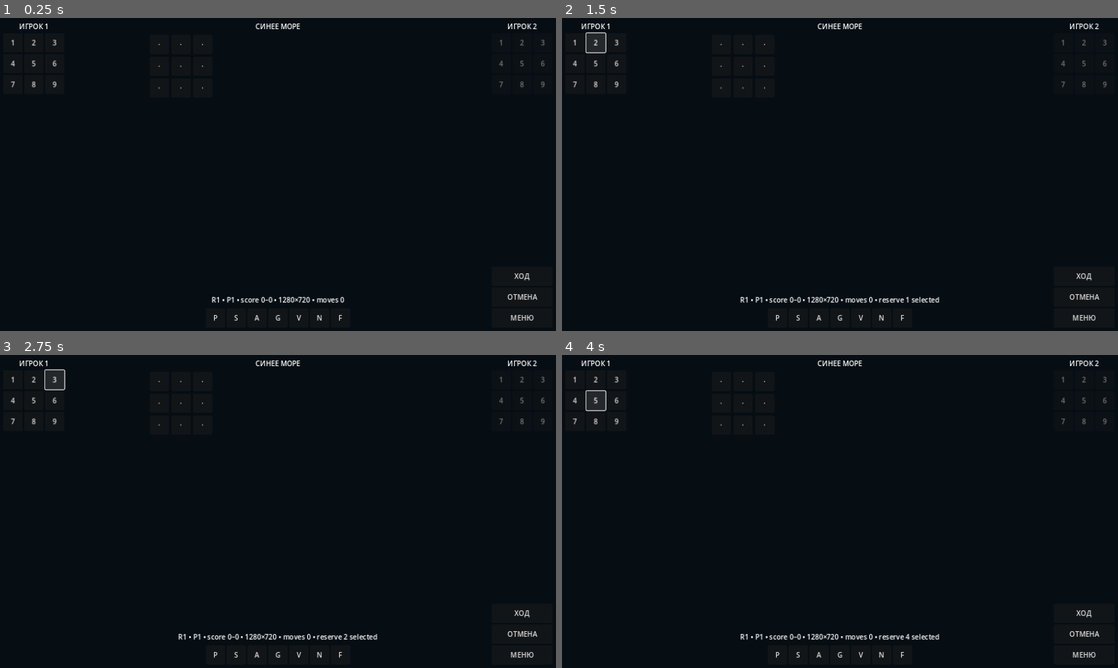
Above: before the commit, frames 1-4 (two rows, left to right).
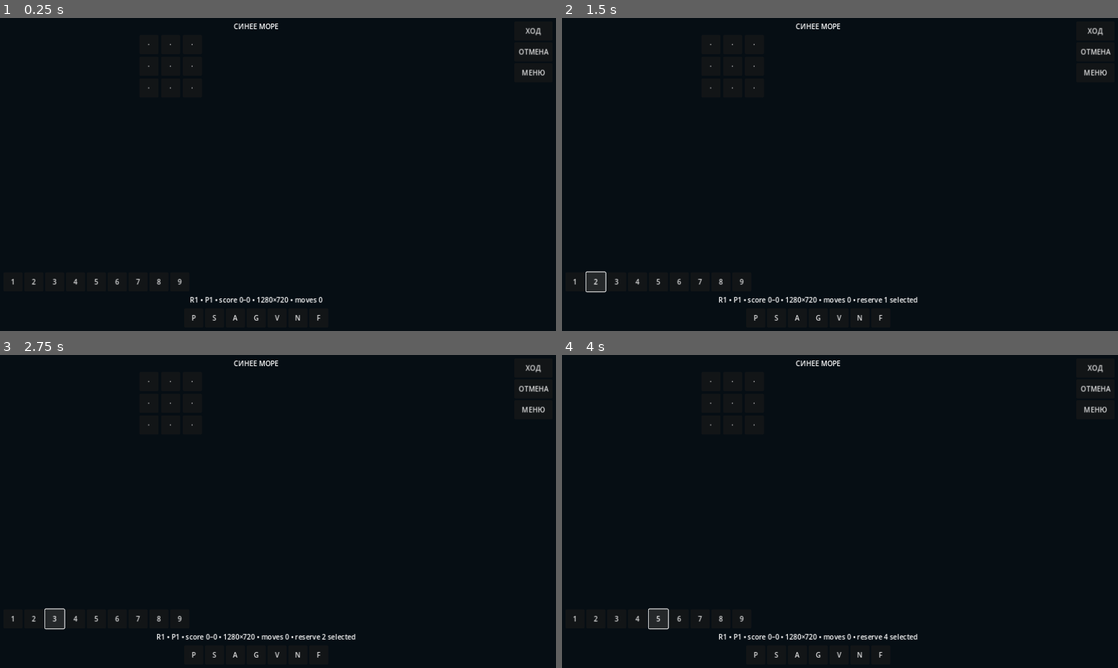
Above: after the commit, the same moments.

Repository: namelessdhamma/namelessdhamma.github.io
Game: Godot game, scene res://main.tscn
Two runs of this game, one before a commit and one after it. Both use one fixed random seed, a clock stepped at 60 frames per second and the inputs below.
Inputs:
- Up to frame 1 (0.25 s): no input
- Up to frame 2 (1.5 s): click "1" at 0.5 s; click "2" at 1.25 s
- Up to frame 3 (2.75 s): click "3" at 2 s
- Up to frame 4 (4 s): click "4" at 2.75 s; click "5" at 3.5 s

The runs differ from the first frame. In frame 1, 1.4% of the frame differs, in the area x 1-99%, y 1-97%; in frame 2, 2.0%; in frame 3, 2.0%; in frame 4, 2.0%.

Commit message:
A5: move active reserve below board atomically

Diff:
--- a/sinee-more-godot/main.tscn
+++ b/sinee-more-godot/main.tscn
@@ -41,20 +41,6 @@
 layout_mode = 2
 theme_override_constants/separation = 12
 
-[node name="LeftRail" type="VBoxContainer" parent="SafeArea/Landscape"]
-custom_minimum_size = Vector2(132, 0)
-layout_mode = 2
-
-[node name="PlayerOne" type="Label" parent="SafeArea/Landscape/LeftRail"]
-layout_mode = 2
-text = "ИГРОК 1"
-horizontal_alignment = 1
-
-[node name="ReserveOne" type="GridContainer" parent="SafeArea/Landscape/LeftRail"]
-layout_mode = 2
-size_flags_vertical = 3
-columns = 3
-
 [node name="Center" type="VBoxContainer" parent="SafeArea/Landscape"]
 layout_mode = 2
 size_flags_horizontal = 3
@@ -72,6 +58,16 @@
 ratio = 1.0
 stretch_mode = 2
 
+[node name="ReserveOne" type="GridContainer" parent="SafeArea/Landscape/Center"]
+layout_mode = 2
+columns = 9
+visible = true
+
+[node name="ReserveTwo" type="GridContainer" parent="SafeArea/Landscape/Center"]
+layout_mode = 2
+columns = 9
+visible = false
+
 [node name="Board" type="GridContainer" parent="SafeArea/Landscape/Center/BoardAspect"]
 layout_mode = 2
 columns = 3
@@ -124,18 +120,8 @@
 text = "F"
 
 [node name="RightRail" type="VBoxContainer" parent="SafeArea/Landscape"]
-custom_minimum_size = Vector2(132, 0)
-layout_mode = 2
-
-[node name="PlayerTwo" type="Label" parent="SafeArea/Landscape/RightRail"]
-layout_mode = 2
-text = "ИГРОК 2"
-horizontal_alignment = 1
-
-[node name="ReserveTwo" type="GridContainer" parent="SafeArea/Landscape/RightRail"]
-layout_mode = 2
-size_flags_vertical = 3
-columns = 3
+custom_minimum_size = Vector2(88, 0)
+layout_mode = 2
 
 [node name="Actions" type="VBoxContainer" parent="SafeArea/Landscape/RightRail"]
 layout_mode = 2
@@ -171,75 +157,75 @@
 text = "⛵"
 custom_minimum_size = Vector2(44,44)
 
-[node name="R00" type="Button" parent="SafeArea/Landscape/LeftRail/ReserveOne"]
-custom_minimum_size = Vector2(44, 44)
-text = "·"
-
-[node name="R01" type="Button" parent="SafeArea/Landscape/LeftRail/ReserveOne"]
-custom_minimum_size = Vector2(44, 44)
-text = "·"
-
-[node name="R02" type="Button" parent="SafeArea/Landscape/LeftRail/ReserveOne"]
-custom_minimum_size = Vector2(44, 44)
-text = "·"
-
-[node name="R10" type="Button" parent="SafeArea/Landscape/LeftRail/ReserveOne"]
-custom_minimum_size = Vector2(44, 44)
-text = "·"
-
-[node name="R11" type="Button" parent="SafeArea/Landscape/LeftRail/ReserveOne"]
-custom_minimum_size = Vector2(44, 44)
-text = "·"
-
-[node name="R12" type="Button" parent="SafeArea/Landscape/LeftRail/ReserveOne"]
-custom_minimum_size = Vector2(44, 44)
-text = "·"
-
-[node name="R20" type="Button" parent="SafeArea/Landscape/LeftRail/ReserveOne"]
-custom_minimum_size = Vector2(44, 44)
-text = "·"
-
-[node name="R21" type="Button" parent="SafeArea/Landscape/LeftRail/ReserveOne"]
-custom_minimum_size = Vector2(44, 44)
-text = "·"
-
-[node name="R22" type="Button" parent="SafeArea/Landscape/LeftRail/ReserveOne"]
-custom_minimum_size = Vector2(44, 44)
-text = "·"
-
-[node name="R00" type="Button" parent="SafeArea/Landscape/RightRail/ReserveTwo"]
-custom_minimum_size = Vector2(44, 44)
-text = "·"
-
-[node name="R01" type="Button" parent="SafeArea/Landscape/RightRail/ReserveTwo"]
-custom_minimum_size = Vector2(44, 44)
-text = "·"
-
-[node name="R02" type="Button" parent="SafeArea/Landscape/RightRail/ReserveTwo"]
-custom_minimum_size = Vector2(44, 44)
-text = "·"
-
-[node name="R10" type="Button" parent="SafeArea/Landscape/RightRail/ReserveTwo"]
-custom_minimum_size = Vector2(44, 44)
-text = "·"
-
-[node name="R11" type="Button" parent="SafeArea/Landscape/RightRail/ReserveTwo"]
-custom_minimum_size = Vector2(44, 44)
-text = "·"
-
-[node name="R12" type="Button" parent="SafeArea/Landscape/RightRail/ReserveTwo"]
-custom_minimum_size = Vector2(44, 44)
-text = "·"
-
-[node name="R20" type="Button" parent="SafeArea/Landscape/RightRail/ReserveTwo"]
-custom_minimum_size = Vector2(44, 44)
-text = "·"
-
-[node name="R21" type="Button" parent="SafeArea/Landscape/RightRail/ReserveTwo"]
-custom_minimum_size = Vector2(44, 44)
-text = "·"
-
-[node name="R22" type="Button" parent="SafeArea/Landscape/RightRail/ReserveTwo"]
+[node name="R00" type="Button" parent="SafeArea/Landscape/Center/ReserveOne"]
+custom_minimum_size = Vector2(44, 44)
+text = "·"
+
+[node name="R01" type="Button" parent="SafeArea/Landscape/Center/ReserveOne"]
+custom_minimum_size = Vector2(44, 44)
+text = "·"
+
+[node name="R02" type="Button" parent="SafeArea/Landscape/Center/ReserveOne"]
+custom_minimum_size = Vector2(44, 44)
+text = "·"
+
+[node name="R10" type="Button" parent="SafeArea/Landscape/Center/ReserveOne"]
+custom_minimum_size = Vector2(44, 44)
+text = "·"
+
+[node name="R11" type="Button" parent="SafeArea/Landscape/Center/ReserveOne"]
+custom_minimum_size = Vector2(44, 44)
+text = "·"
+
+[node name="R12" type="Button" parent="SafeArea/Landscape/Center/ReserveOne"]
+custom_minimum_size = Vector2(44, 44)
+text = "·"
+
+[node name="R20" type="Button" parent="SafeArea/Landscape/Center/ReserveOne"]
+custom_minimum_size = Vector2(44, 44)
+text = "·"
+
+[node name="R21" type="Button" parent="SafeArea/Landscape/Center/ReserveOne"]
+custom_minimum_size = Vector2(44, 44)
+text = "·"
+
+[node name="R22" type="Button" parent="SafeArea/Landscape/Center/ReserveOne"]
+custom_minimum_size = Vector2(44, 44)
+text = "·"
+
+[node name="R00" type="Button" parent="SafeArea/Landscape/Center/ReserveTwo"]
+custom_minimum_size = Vector2(44, 44)
+text = "·"
+
+[node name="R01" type="Button" parent="SafeArea/Landscape/Center/ReserveTwo"]
+custom_minimum_size = Vector2(44, 44)
+text = "·"
+
+[node name="R02" type="Button" parent="SafeArea/Landscape/Center/ReserveTwo"]
+custom_minimum_size = Vector2(44, 44)
+text = "·"
+
+[node name="R10" type="Button" parent="SafeArea/Landscape/Center/ReserveTwo"]
+custom_minimum_size = Vector2(44, 44)
+text = "·"
+
+[node name="R11" type="Button" parent="SafeArea/Landscape/Center/ReserveTwo"]
+custom_minimum_size = Vector2(44, 44)
+text = "·"
+
+[node name="R12" type="Button" parent="SafeArea/Landscape/Center/ReserveTwo"]
+custom_minimum_size = Vector2(44, 44)
+text = "·"
+
+[node name="R20" type="Button" parent="SafeArea/Landscape/Center/ReserveTwo"]
+custom_minimum_size = Vector2(44, 44)
+text = "·"
+
+[node name="R21" type="Button" parent="SafeArea/Landscape/Center/ReserveTwo"]
+custom_minimum_size = Vector2(44, 44)
+text = "·"
+
+[node name="R22" type="Button" parent="SafeArea/Landscape/Center/ReserveTwo"]
 custom_minimum_size = Vector2(44, 44)
 text = "·"
 
--- a/sinee-more-godot/scripts/main.gd
+++ b/sinee-more-godot/scripts/main.gd
@@ -26,7 +26,7 @@
 		var cell := get_node("SafeArea/Landscape/Center/BoardAspect/Board/" + CELL_NAMES[i]) as Button
 		cell.pressed.connect(_on_cell_pressed.bind(i))
 	for player in [1, 2]:
-		var reserve := get_node("SafeArea/Landscape/%s/Reserve%s" % ["LeftRail" if player == 1 else "RightRail", "One" if player == 1 else "Two"]) as GridContainer
+		var reserve := get_node("SafeArea/Landscape/Center/Reserve%s" % ["One" if player == 1 else "Two"]) as GridContainer
 		for i in range(reserve.get_child_count()):
 			(reserve.get_child(i) as Button).pressed.connect(_on_reserve_pressed.bind(player, i))
 	(get_node("SafeArea/Landscape/RightRail/Actions/ActionPrimary") as Button).pressed.connect(_on_primary)
@@ -85,7 +85,7 @@
 	status.text = base
 
 func _reserve_node(player: int) -> GridContainer:
-	return get_node("SafeArea/Landscape/%s/Reserve%s" % ["LeftRail" if player == 1 else "RightRail", "One" if player == 1 else "Two"]) as GridContainer
+	return get_node("SafeArea/Landscape/Center/Reserve%s" % ["One" if player == 1 else "Two"]) as GridContainer
 
 func _on_reserve_pressed(player: int, index: int) -> void:
 	if player != turn:
@@ -237,6 +237,7 @@
 			var piece := reserve.get_child(i) as Button
 			piece.text = "%d" % (i + 1) if reserve_available[player - 1][i] else "—"
 			piece.disabled = game_over or player != turn or not reserve_available[player - 1][i]
+		reserve.visible = not game_over and player == turn
 
 func _update_status(event: String) -> void:
 	var status := get_node("SafeArea/Landscape/Center/Status") as Label
@@ -246,12 +247,11 @@
 	var paths := {
 		"safe": "SafeArea",
 		"landscape": "SafeArea/Landscape",
-		"left": "SafeArea/Landscape/LeftRail",
 		"center": "SafeArea/Landscape/Center",
 		"board": "SafeArea/Landscape/Center/BoardAspect/Board",
 		"right": "SafeArea/Landscape/RightRail",
-		"reserve1": "SafeArea/Landscape/LeftRail/ReserveOne",
-		"reserve2": "SafeArea/Landscape/RightRail/ReserveTwo",
+		"reserve1": "SafeArea/Landscape/Center/ReserveOne",
+		"reserve2": "SafeArea/Landscape/Center/ReserveTwo",
 		"actions": "SafeArea/Landscape/RightRail/Actions"
 	}
 	var out := {}
@@ -271,15 +271,13 @@
 	assert(viewport.x >= viewport.y, "landscape contract violated: %s" % viewport)
 	var safe := get_node("SafeArea") as Control
 	var landscape := get_node("SafeArea/Landscape") as Control
-	var left := get_node("SafeArea/Landscape/LeftRail") as Control
 	var center := get_node("SafeArea/Landscape/Center") as Control
 	var right := get_node("SafeArea/Landscape/RightRail") as Control
 	assert(safe.position.x >= 7.9 and safe.position.y >= 7.9)
 	assert(safe.position.x + safe.size.x <= viewport.x - 7.9)
 	assert(safe.position.y + safe.size.y <= viewport.y - 7.9)
-	assert(left.size.x >= 132.0 and right.size.x >= 132.0)
+	assert(right.size.x >= 88.0)
 	assert(center.size.x > 0.0 and center.size.y > 0.0)
-	assert(left.position.x + left.size.x <= center.position.x + 0.01)
 	assert(center.position.x + center.size.x <= right.position.x + 0.01)
 	for name in CELL_NAMES:
 		_assert_min_control_size(get_node("SafeArea/Landscape/Center/BoardAspect/Board/" + name) as Control, Vector2(44, 44), "cell " + name)
@@ -287,6 +285,8 @@
 		var reserve := _reserve_node(player)
 		for i in range(reserve.get_child_count()):
 			_assert_min_control_size(reserve.get_child(i) as Control, Vector2(44, 44), "P%d reserve %d" % [player, i])
+	assert(_reserve_node(turn).visible)
+	assert(not _reserve_node(2 if turn == 1 else 1).visible)
 	for action_name in ["ActionPrimary", "ActionSecondary", "ActionMenu"]:
 		_assert_min_control_size(get_node("SafeArea/Landscape/RightRail/Actions/" + action_name) as Control, Vector2(44, 44), action_name)
 	print("BLUE_SEA_GEOMETRY_PASS viewport=", viewport, " geometry=", _geometry_snapshot())
